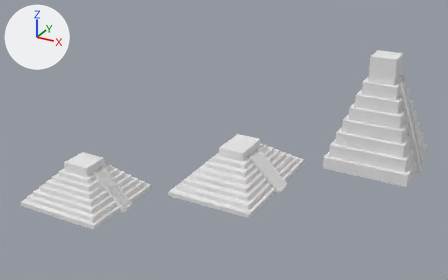
Two versions of the Blender file Mayan Pyramid.blend, one commit apart.
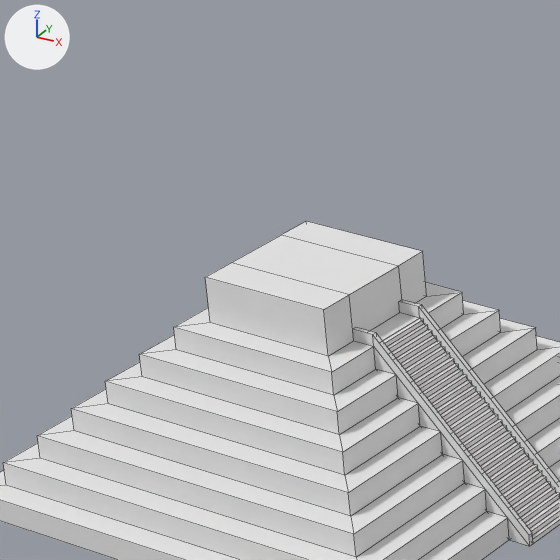
Each version appears first whole from a 50 mm lens placed at (84.3, -91.1, 66.5), pointed at (22.7, 20.8, 10.5), and next in a close-up on the part from 6% to 29% of the width and 40% to 77% of the height. The lights are fixed; the arrows at upper left show +X, +Y and +Z. The close-ups show mesh edges as thin lines.

In view in the first close-up: 'Praymid '.
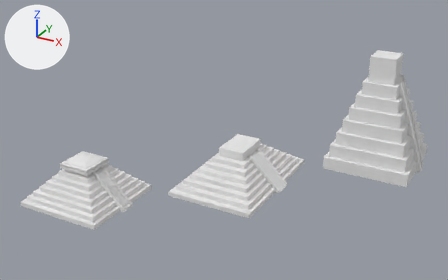
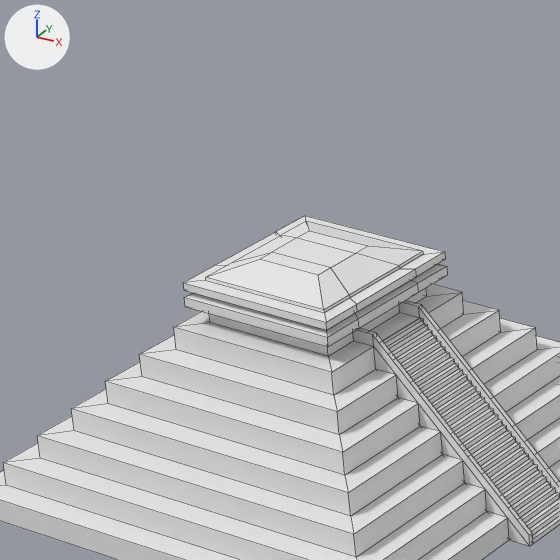
Pixel boxes [x1, y1, x2, y2] of what changed, in the close-ups (560 x 560 px):
'Praymid ', reshaped: before [0, 221, 560, 560]; after [0, 216, 560, 560]
part 1 of me_cube_003, built on: before [205, 221, 427, 356]; after [183, 216, 447, 356]

The change in detail:
me_cube_003 is used by ob_praymid; location (0.0, 0.0, 0.0); scale (10.0, 10.0, 1.0).
me_cube_003 had 358 vertices, 206 faces and spanned x -1.0..1.1, y -1.0..1.0, z 0.0..9.0.
me_cube_003 now has 422 vertices, 270 faces and spans x -1.0..1.1, y -1.0..1.0, z 0.0..9.5.
Part 1, on me_cube_003:
11 faces are deleted.
26 vertices are added at x -0.36..0.36, y -0.36..0.18, z 7.83..9.5.
8 new vertices lie (0.0, 0.0, 0.53) away from vertices in x -0.3..0.3, y -0.3..0.3, z 7.0.
8 new vertices lie (0.0, 0.0, -0.13) away from vertices in x -0.3..0.3, y -0.3..0.3, z 9.0.
16 new vertices lie (0.0, 0.18, 0.0) away from vertices in x -0.36..0.36, y -0.36..0.18, z 7.83..8.87.
6 new vertices lie (0.0, 0.15, 0.0) away from vertices in x -0.3..0.3, y -0.3..0.15, z 8.53..9.5.
75 new faces join them.
